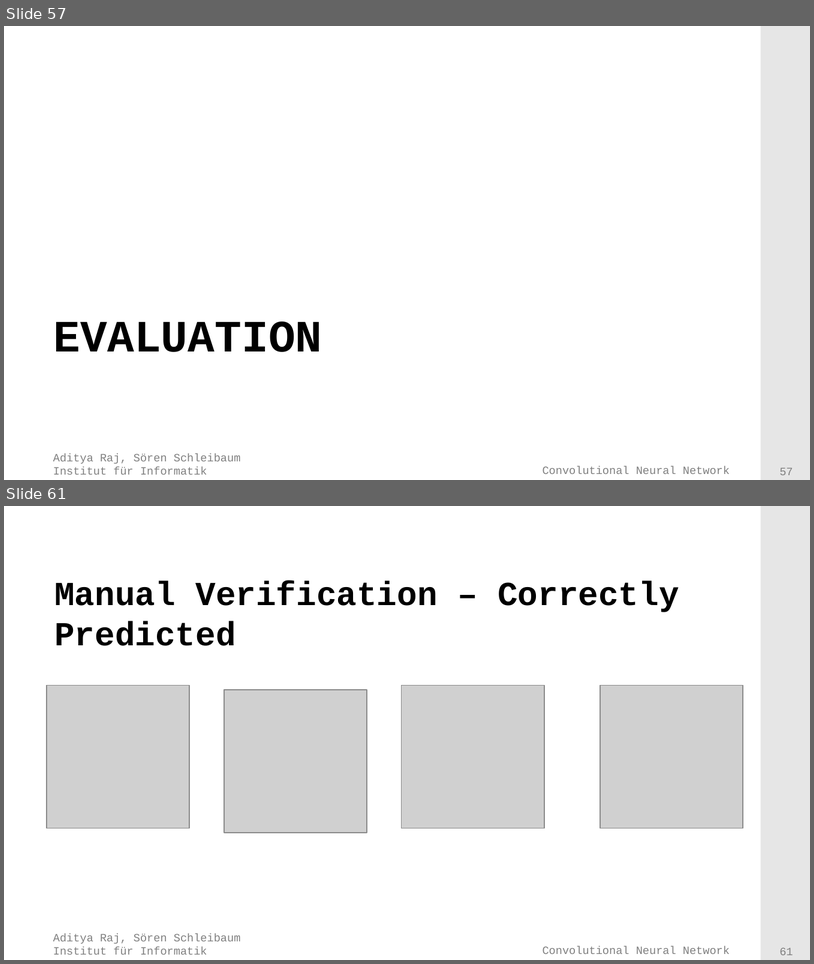
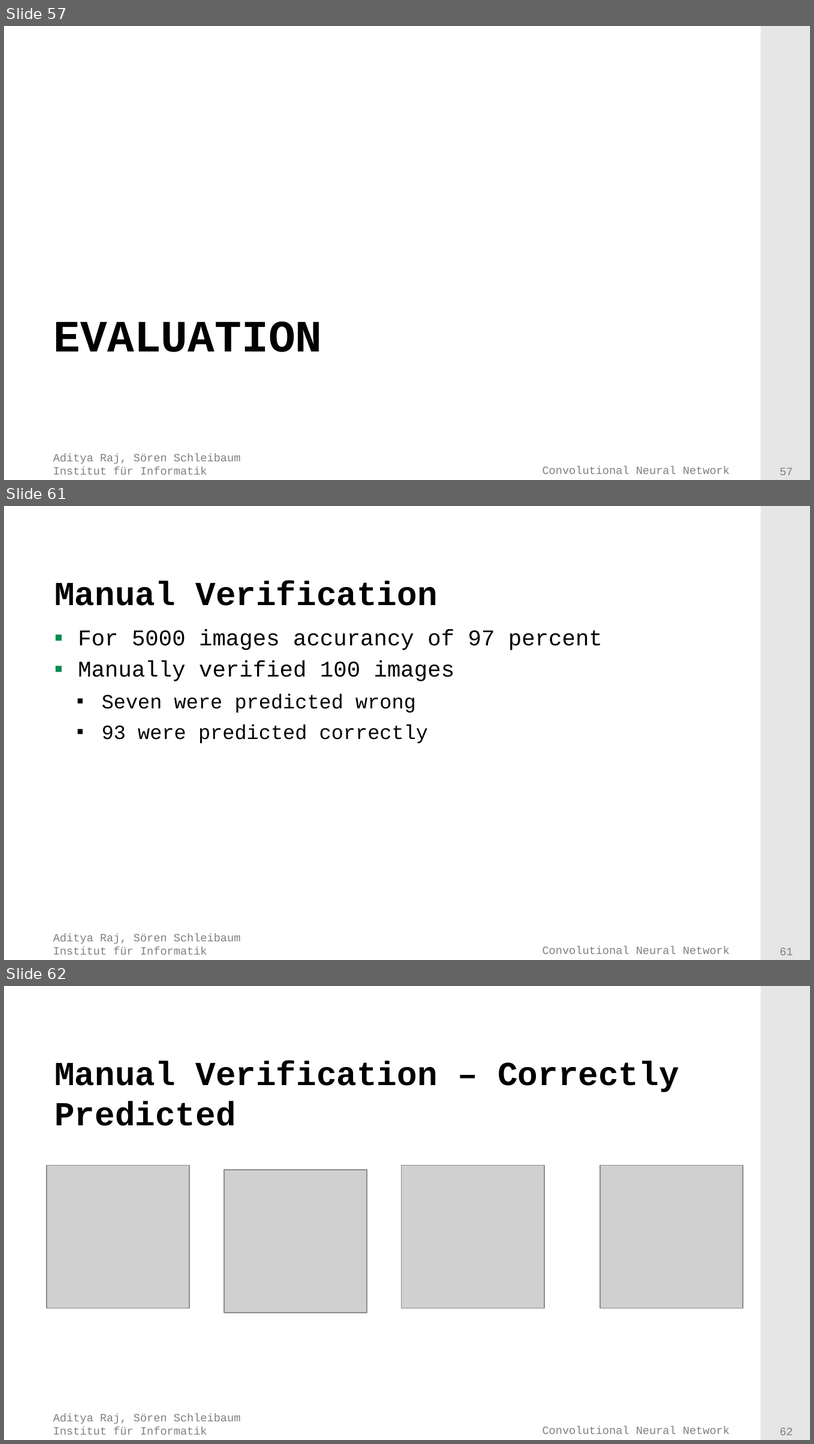
Before and after one commit to adityaraj52/ConvNet, a slide deck: Presentation/Final presentation/Presentation.pptx. Shown one above the other, each under a label of ours: slides 57 and 61 before the commit, slides 57, 61 and 62 after it; the slides between them are not shown. The pictures are 814x964 and 814x1444 pixels, drawn with LibreOffice and Linux fonts; fonts in the diff are those of the drawing; grey boxes stand for pictures; background and template pictures are left out. Boxes give left, top, right and bottom in pixels: in the first picture for what was removed or moved away, otherwise in the second. Text is boxed around its words. In the diff, an @@ line names an element or a change of style, - is before the commit and + after.

```diff
--- a/Presentation/Final presentation/Presentation.pptx
+++ b/Presentation/Final presentation/Presentation.pptx
@@ slide 61 added at (4,506,810,960), background #FFFFFF; not listed: 4 template elements that a slide beside it also shows @@
@@ title added at (54,581,438,606), 30 pt, text #000000, bold @@
+Manual Verification
@@ text added at (78,630,603,743), 20 pt, text #000000 @@
+▪ For 5000 images accurancy of 97 percent
+▪ Manually verified 100 images
+  ▪ Seven were predicted wrong
+  ▪ 93 were predicted correctly
@@ what was slide 61 is now slide 62 @@
@@ page number at (780,1427,793,1435): text changed @@
-61
+62
```
Also in this commit, not shown: 43 slides changed, 4 other slides added, 1 other file.
